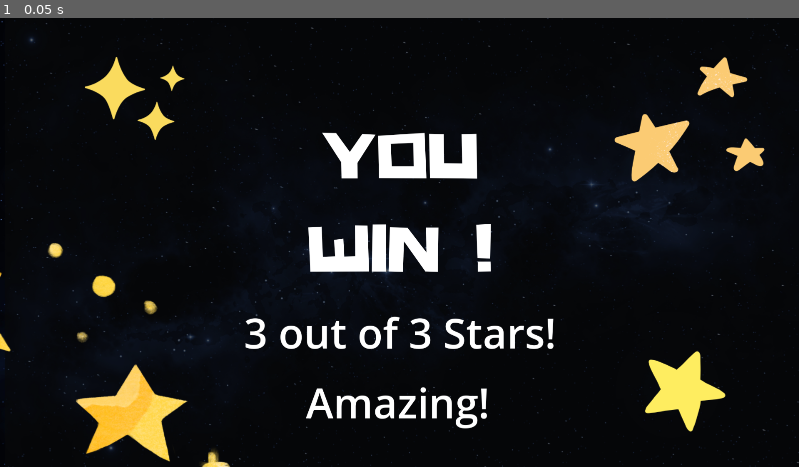
Above: before the commit, frame 1.
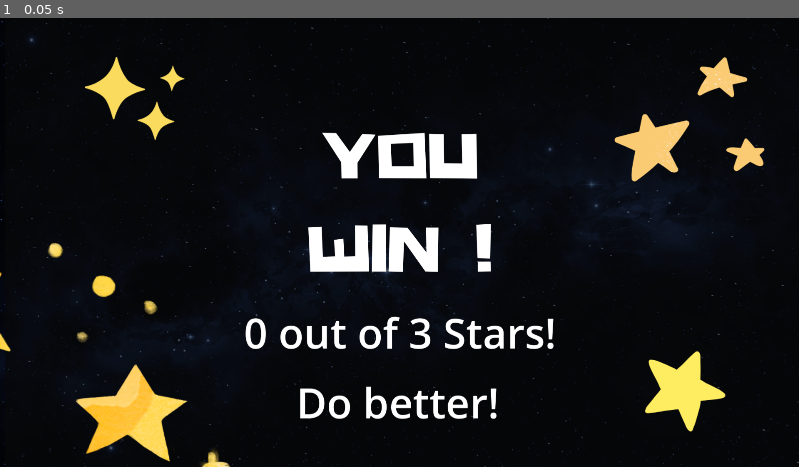
Above: after the commit, the same moment.

Repository: triasaf/tutorial-6-gamedev
Game: Godot game, scene res://scenes/WinScreen.tscn
Same seed, same stepped clock (60 frames per second), same inputs: the game is played once before the commit and once after it. This scene is started directly instead of the project's main scene.
Inputs:
- Up to frame 1 (0.05 s): no input

The runs differ from the first frame. In frame 1, 1.0% of the frame differs, in the area x 30-63%, y 66-92%.
Error before the commit: Parse Error: Identifier "StarsCollected" not declared in the current scope. (res://scenes/win_screen.gd:10)

Commit message:
bug fix update globals

Diff:
--- a/scenes/Fish.tscn
+++ b/scenes/Fish.tscn
@@ -27,4 +27,3 @@
 [node name="LoseArea" parent="." instance=ExtResource("3_6w6pn")]
 position = Vector2(-2, 5)
 scale = Vector2(0.187592, 0.192597)
-sceneName = "Level1"
--- a/scenes/win_screen.gd
+++ b/scenes/win_screen.gd
@@ -7,15 +7,15 @@
 
 # Called when the node enters the scene tree for the first time.
 func _ready() -> void:
-	labelStars.text = str(StarsCollected.stars) + ' out of 3 Stars!'
+	labelStars.text = str(Globals.stars) + ' out of 3 Stars!'
 	var message = ""
-	if(StarsCollected.stars) == 0:
+	if(Globals.stars) == 0:
 		message = 'Do better!'
-	elif(StarsCollected.stars) == 1:
+	elif(Globals.stars) == 1:
 		message = 'Nice!'
-	elif(StarsCollected.stars) == 2:
+	elif(Globals.stars) == 2:
 		message = 'Well done!'
-	elif(StarsCollected.stars) == 3:
+	elif(Globals.stars) == 3:
 		message = 'Cheeky!!! Amazing!!'
 
 	labelMessage.text = message
